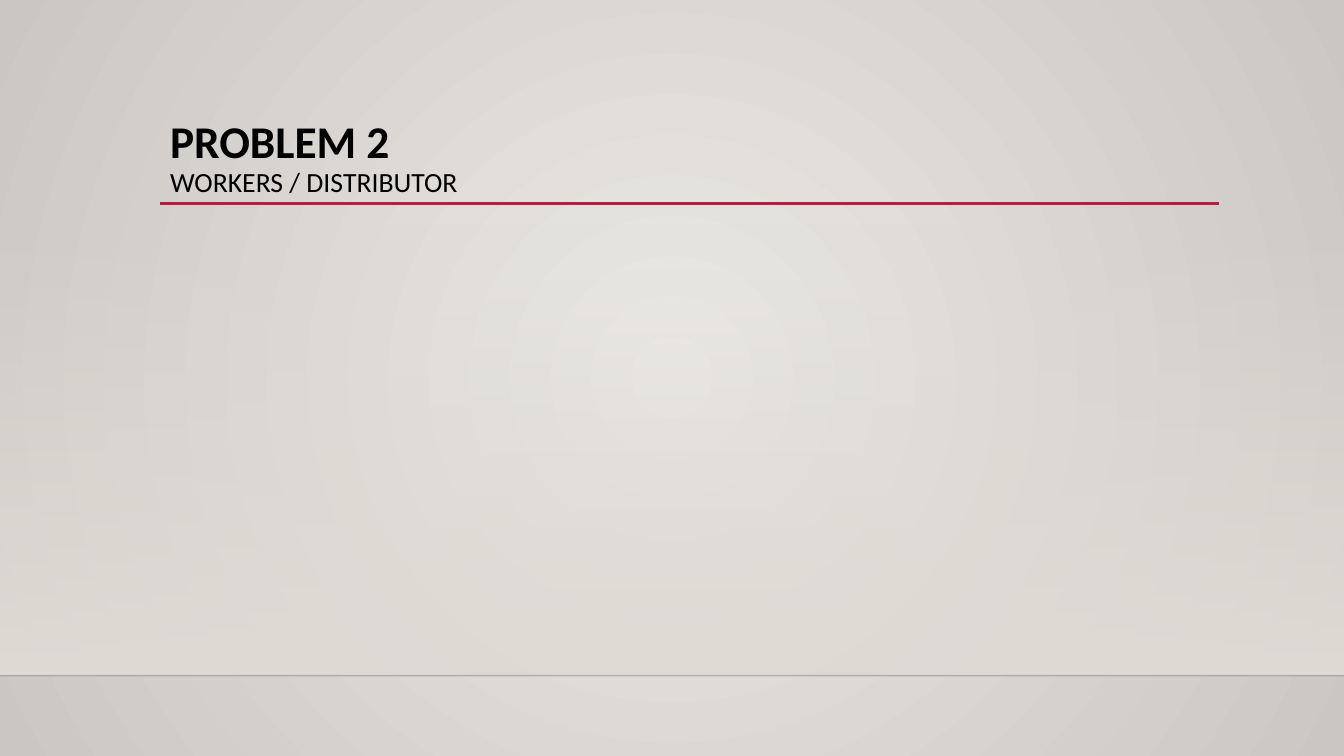
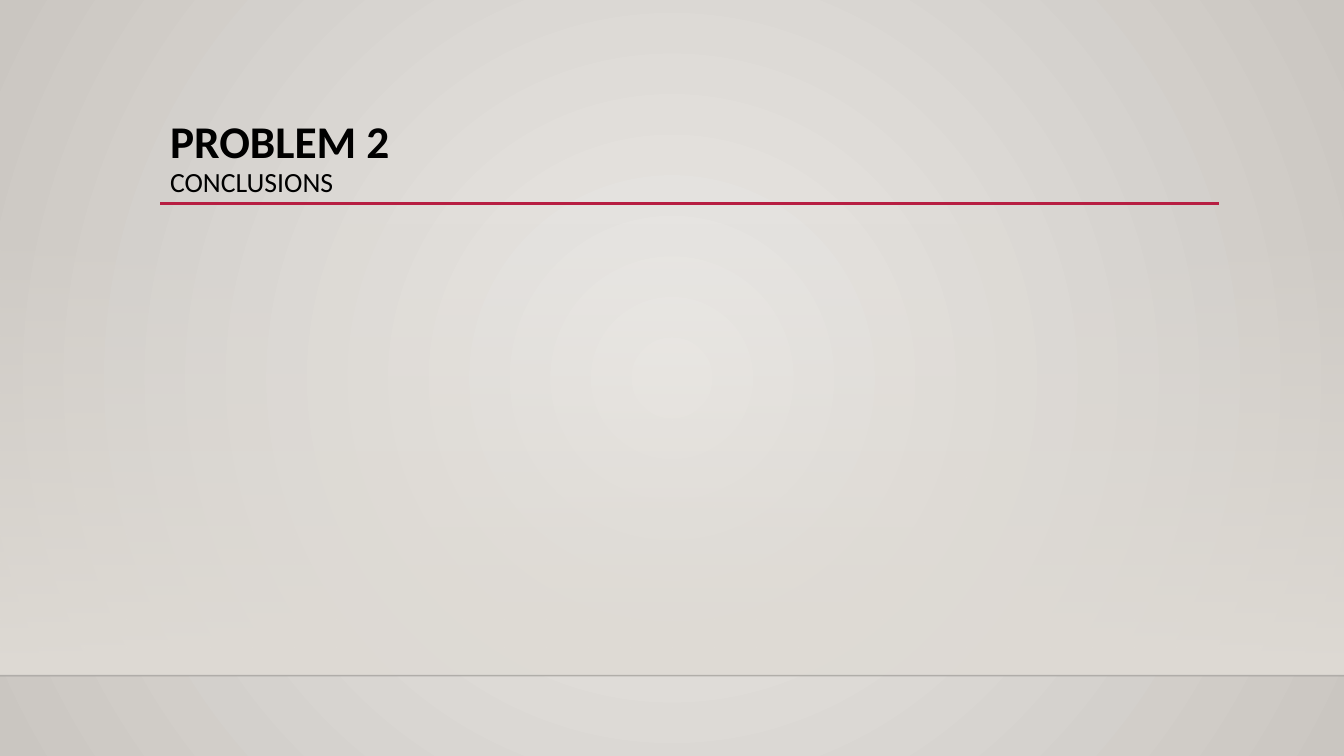
Before and after one commit to xL1fer/CLE_2022_2023, a slide deck: slide 7 of CLE1_T3G5/present.pptx (slide 6 before the commit). Drawn at 1344x756 pixels with LibreOffice and Linux fonts; fonts in the diff are those of the drawing; background and template pictures are left out. Boxes give left, top, right and bottom in pixels: in the first picture for what was removed or moved away, otherwise in the second. Text is boxed around its words. In the diff, an @@ line names an element or a change of style, - is before the commit and + after.

```diff
--- a/CLE1_T3G5/present.pptx
+++ b/CLE1_T3G5/present.pptx
@@ title at (170,128,389,192): text changed @@
-PROBLEM 2
-WORKERS / DISTRIBUTOR
+PROBLEM 2
+CONCLUSIONS
```
Also in this commit, not shown: 2 other slides changed, 1 slide added, 1 slide removed.
